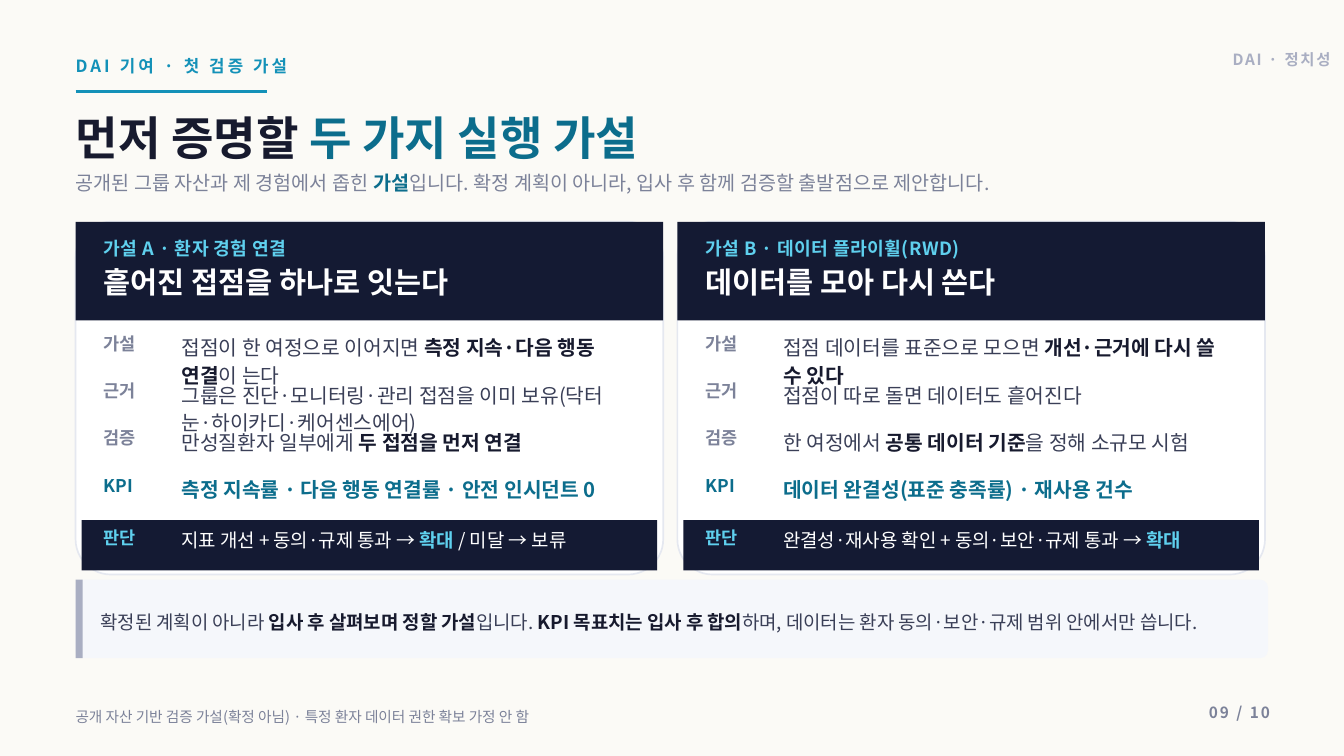
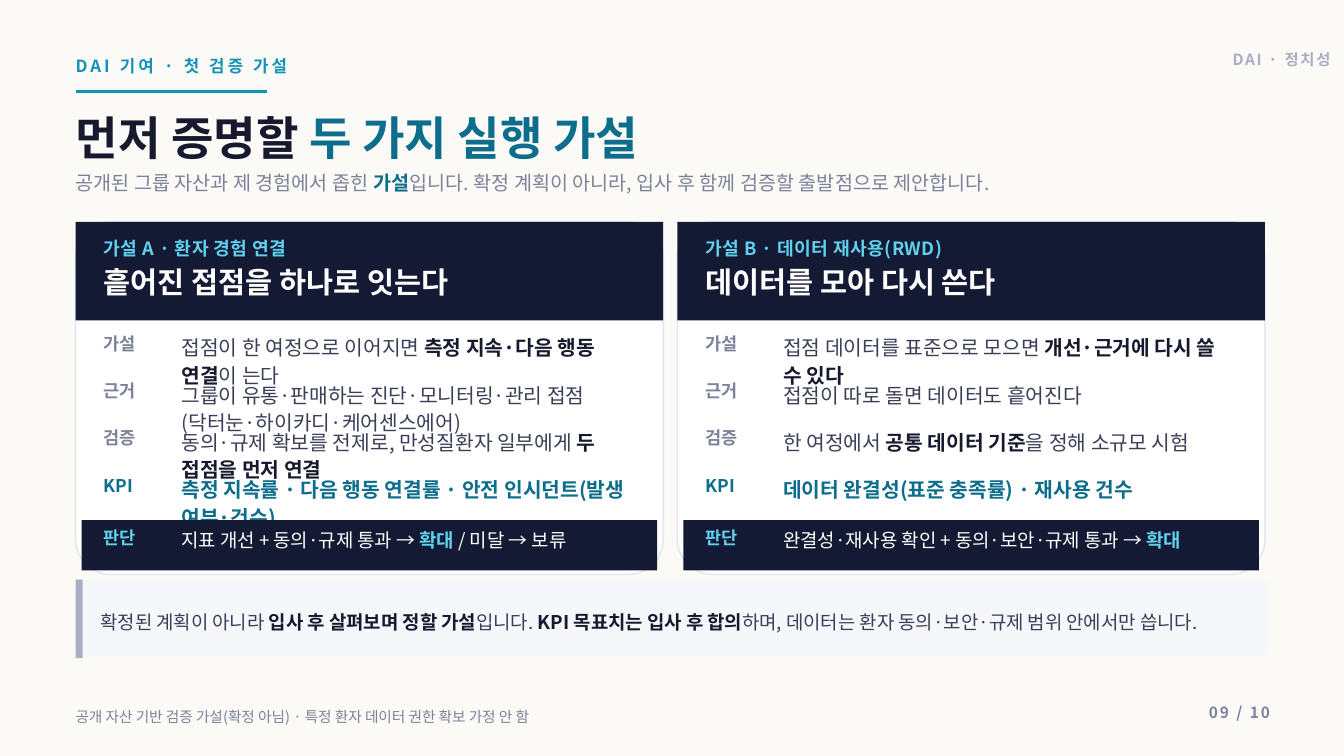
Before and after one commit to insightjung27/dai-healthcare-pt-deck-2, a slide deck: slide 9 of 정치성_DAI_AI헬스케어플랫폼팀장_면접PT.pptx. Drawn at 1344x756 pixels with LibreOffice and Linux fonts; fonts in the diff are those of the drawing. Boxes give left, top, right and bottom in pixels: in the first picture for what was removed or moved away, otherwise in the second. Text is boxed around its words. In the diff, an @@ line names an element or a change of style, - is before the commit and + after.

```diff
--- a/정치성_DAI_AI헬스케어플랫폼팀장_면접PT.pptx
+++ b/정치성_DAI_AI헬스케어플랫폼팀장_면접PT.pptx
@@ text at <box>706,239,942,259</box>: text changed @@
-가설 B · 데이터 플라이휠(RWD)
+가설 B · 데이터 재사용(RWD)
@@ text at <box>181,382,584,436</box>: text changed @@
-그룹은 진단·모니터링·관리 접점을 이미 보유(닥터눈·하이카디·케어센스에어)
+그룹이 유통·판매하는 진단·모니터링·관리 접점(닥터눈·하이카디·케어센스에어)
@@ text at <box>181,429,596,483</box>: text changed @@
-만성질환자 일부에게 두 접점을 먼저 연결
+동의·규제 확보를 전제로, 만성질환자 일부에게 두 접점을 먼저 연결
@@ text at <box>181,476,624,531</box>: text changed @@
-측정 지속률 · 다음 행동 연결률 · 안전 인시던트 0
+측정 지속률 · 다음 행동 연결률 · 안전 인시던트(발생 여부·건수)
```
Also in this commit, not shown: 3 other slides changed, 3 other files.
